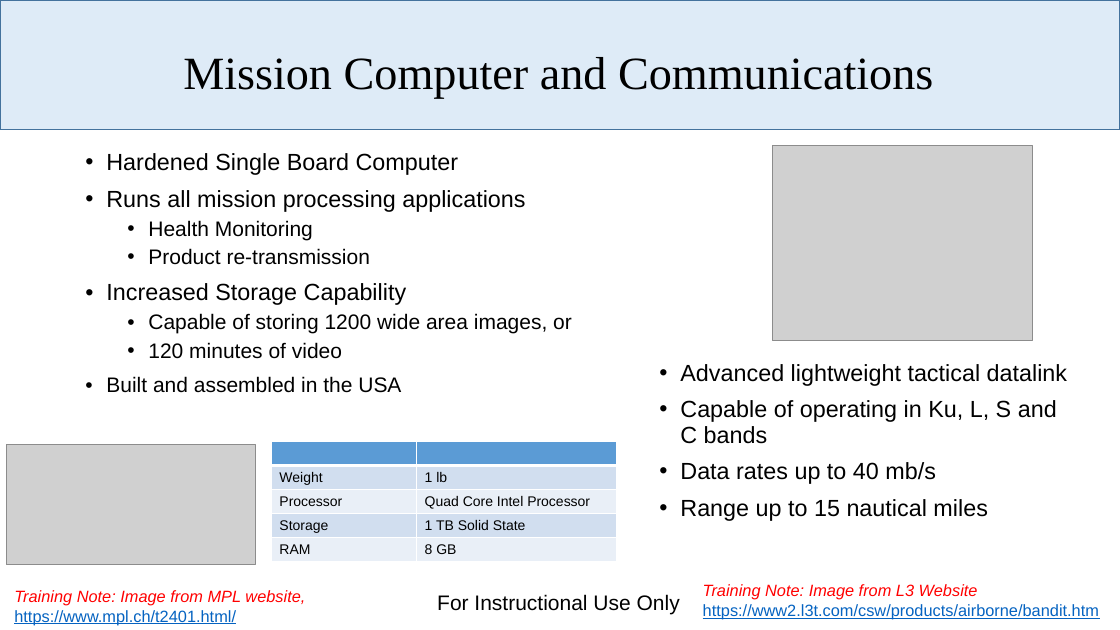
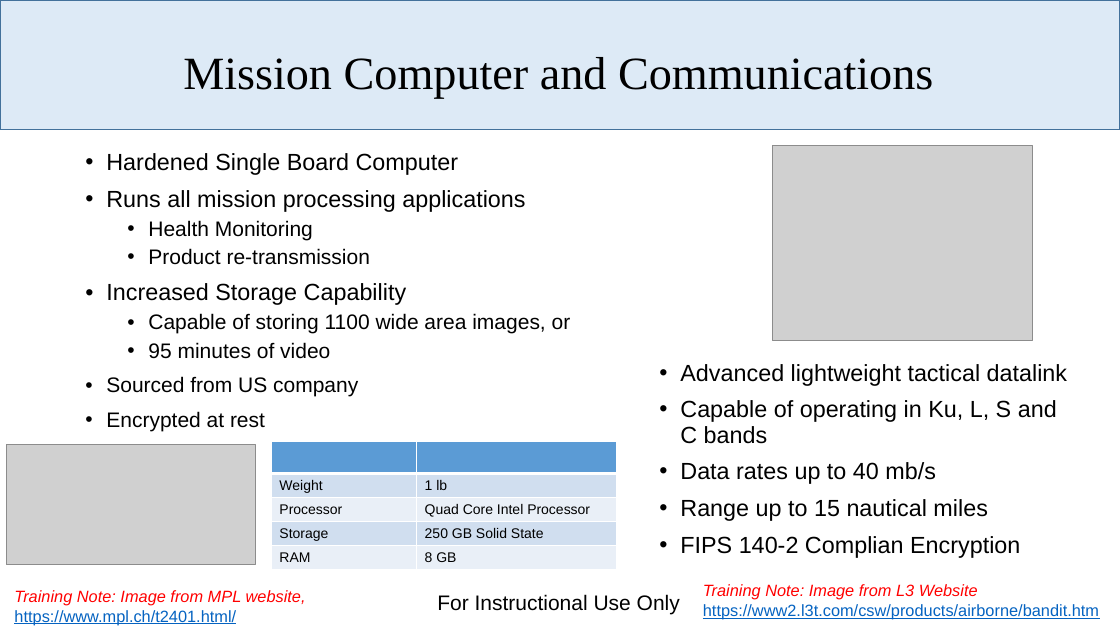
Before and after one commit to dabarrett/rqmtReviewer, a slide deck: slide 6 of Documents/Payloads Overview.pptx. Drawn at 1120x630 pixels with LibreOffice and Linux fonts; fonts in the diff are those of the drawing; grey boxes stand for pictures; background and template pictures are left out. Boxes give left, top, right and bottom in pixels: in the first picture for what was removed or moved away, otherwise in the second. Text is boxed around its words. In the diff, an @@ line names an element or a change of style, - is before the commit and + after.

```diff
--- a/Documents/Payloads Overview.pptx
+++ b/Documents/Payloads Overview.pptx
@@ text at (x1=106, y1=313, x2=571, y2=431): text changed @@
-  • Capable of storing 1200 wide area images, or
-  • 120 minutes of video
-• Built and assembled in the USA
+  • Capable of storing 1100 wide area images, or
+  • 95 minutes of video
+• Sourced from US company
+• Encrypted at rest
@@ table at (x1=271, y1=442, x2=617, y2=630) @@
-row 4, column 2: 1 TB Solid State
+row 4, column 2: 250 GB Solid State
@@ fill #D2DEEF to #D0DEEF in 4 cells @@
@@ fill #EAEFF7 to #E9EFF7 in 4 cells @@
@@ text at (x1=680, y1=536, x2=1020, y2=558): paragraph added @@
+• FIPS 140-2 Complian Encryption
```
Also in this commit, not shown: 5 other slides changed, 27 other files.
